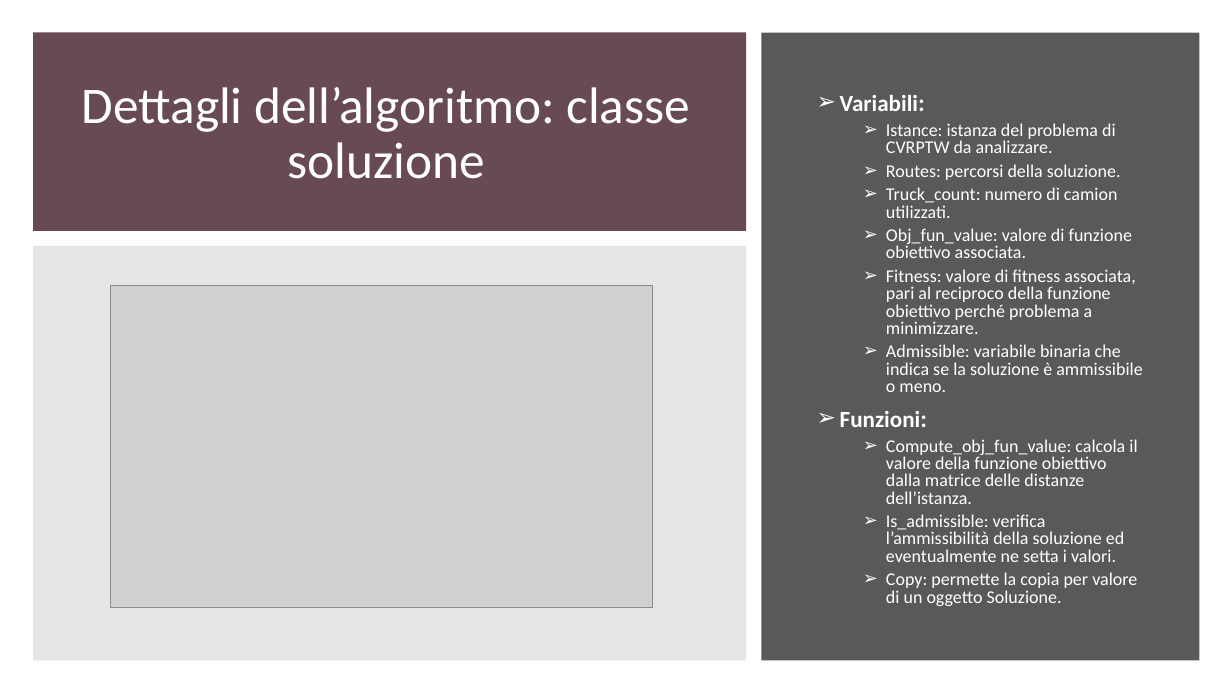
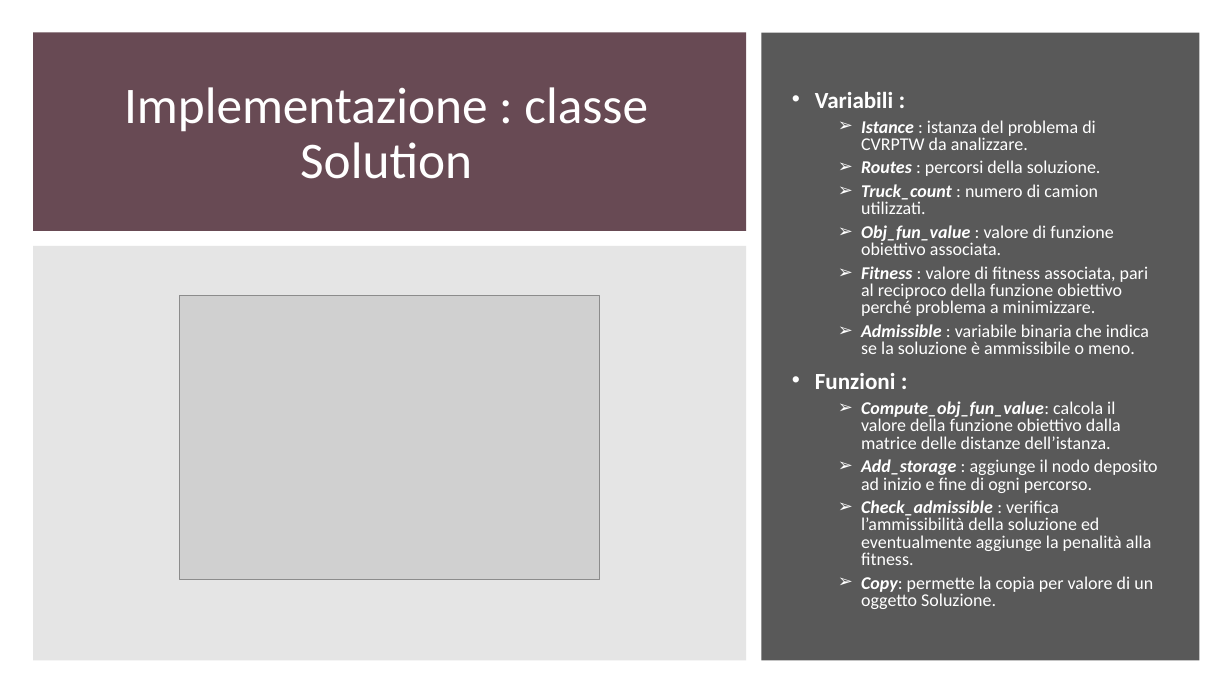
Before and after one commit to gdr-98/Greedy-heuristics-and-genetic-algorithm-for-a-CVRPTW-problem-resolution-, a slide deck: slide 21 of Power_point_nik.pptx (slide 17 before the commit). Drawn at 1232x693 pixels with LibreOffice and Linux fonts; fonts in the diff are those of the drawing; grey boxes stand for pictures. Boxes give left, top, right and bottom in pixels: in the first picture for what was removed or moved away, otherwise in the second. Text is boxed around its words. In the diff, an @@ line names an element or a change of style, - is before the commit and + after.

Commit message:
Aggiunta algoritmo eurisitca e class diagram

```diff
--- a/Power_point_nik.pptx
+++ b/Power_point_nik.pptx
@@ text "Variabili :": place and size @@
-text "Variabili :" at <box>840,95,1142,606</box>
+text "Variabili :" at <box>815,92,1158,609</box>
@@ title at <box>124,87,648,179</box>: text changed @@
-Dettagli dell’algoritmo: classe soluzione
+Implementazione : classe Solution
@@ text at <box>815,92,1149,389</box>: text changed @@
-➢ Variabili:
-  ➢ Istance: istanza del problema di CVRPTW da analizzare.
-  ➢ Routes: percorsi della soluzione.
-  ➢ Truck_count: numero di camion utilizzati.
-  ➢ Obj_fun_value: valore di funzione obiettivo associata.
-  ➢ Fitness: valore di fitness associata, pari al reciproco della funzione obiettivo perché problema a minimizzare.
-  ➢ Admissible: variabile binaria che indica se la soluzione è ammissibile o meno.
-➢ Funzioni:
+• Variabili :
+  ➢ Istance : istanza del problema di CVRPTW da analizzare.
+  ➢ Routes : percorsi della soluzione.
+  ➢ Truck_count : numero di camion utilizzati.
+  ➢ Obj_fun_value : valore di funzione obiettivo associata.
+  ➢ Fitness : valore di fitness associata, pari al reciproco della funzione obiettivo perché problema a minimizzare.
+  ➢ Admissible : variabile binaria che indica se la soluzione è ammissibile o meno.
+• Funzioni :
@@ picture: place and size @@
-picture at <box>111,286,653,607</box>
+picture at <box>179,295,600,579</box>
@@ text at <box>861,401,1153,609</box>: bold on, italic on in "Compute_obj_fun_value:", "Copy:" @@
@@ text at <box>861,459,1158,565</box>: text changed @@
-  ➢ Is_admissible: verifica l’ammissibilità della soluzione ed eventualmente ne setta i valori.
+  ➢ Add_storage : aggiunge il nodo deposito ad inizio e fine di ogni percorso.
+  ➢ Check_admissible : verifica l’ammissibilità della soluzione ed eventualmente aggiunge la penalità alla fitness.
```
Also in this commit, not shown: 14 other slides changed, 8 slides added, 5 slides removed.
